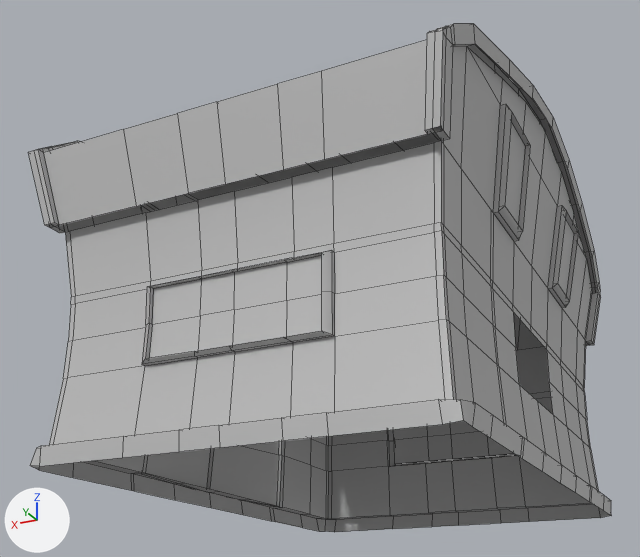
Two versions of the FBX model Assets/Models3D/Etable.fbx, one commit apart.
Before and after are seen from a 50 mm lens placed at (-3.94, 9.1, -1.21), pointed at (0.41, 0.4, 2.71). Arrows for +X, +Y and +Z are at lower left; the lights stay in place. Mesh edges are drawn as thin lines. Where no turn or scale is listed for an object, it has been applied to the vertices. Vertices at the same position are counted once.

Script lines for the objects in view, before the commit:
```python
me_mesh = bpy.data.meshes.new('Mesh')
me_mesh.from_pydata(...)  # 748 vertices, 685 faces; spans x -2.4..2.4, y -3.41..3.41, z 0.21..4.35
me_mesh.materials.append(mat_lambert1)  # grey #bcbcbc
# before: 39 (-1.91, 0.0, 1.81) at pixel (531, 332), 47 (-1.91, 0.72, 1.81) at pixel (513, 311), 558 (-1.9, 0.71, 1.44) at pixel (515, 347), 559 (-1.9, 0.0, 1.44)
ob_pcube3 = bpy.data.objects.new('pCube3', me_mesh)
ob_pcube3.location = (0.0, 0.0, 0.0)
```
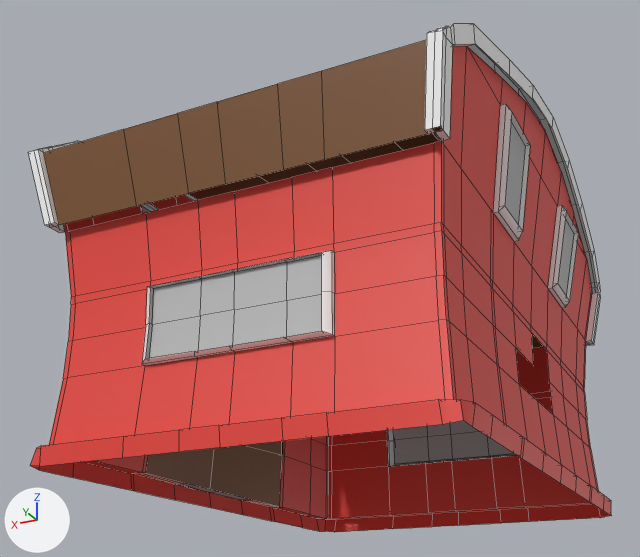
Commit message: Scene Etable

Where the change shows, as pixel boxes [x1, y1, x2, y2] in the pictures (640 x 557 px):
part 1 of me_mesh, added (brown): after [145, 441, 282, 507]
part 2 of me_mesh, added (brown): after [513, 312, 533, 365]
part 3 of me_mesh, recoloured (grey to brown): [44, 40, 544, 506] in both
part 4 of me_mesh, recoloured: [28, 24, 601, 466] in both
part 5 of me_mesh, recoloured (grey to red): [30, 46, 611, 532] in both

Edits to the bpy script that builds the scene:
```text
Add mat_bordure:
    mat_bordure = principled_material('Bordure')
    mat_bordure.base_color = (1.0, 1.0, 1.0)  # white #ffffff
Add mat_toit:
    mat_toit = principled_material('Toit')
    mat_toit.base_color = (0.208, 0.0863, 0.0276)  # brown #7e532e
Add mat_etable:
    mat_etable = principled_material('Etable')
    mat_etable.base_color = (0.8, 0.0564, 0.0427)  # red #e7433a
Change me_mesh:
    used by ob_pcube3; location = (0.0, 0.0, 0.0)
    verts and faces of me_mesh; kept vertices keep their numbers, new ones are numbered from 748
    remove me_mesh.from_pydata(...)  # 748 vertices, 685 faces; spans x -2.4..2.4, y -3.41..3.41, z 0.21..4.35
    add me_mesh.from_pydata(...)  # 762 vertices, 714 faces; spans x -2.4..2.4, y -3.41..3.41, z 0.21..4.35
    me_mesh part 1
    14 vertices are added at x 1.89..1.9, y -1.51..1.48, z 1.8..1.88
    6 new faces join them, mat_toit (brown #7e532e)
    20 new faces join them, mat_bordure (white #ffffff)
    me_mesh part 2
    add faces += [(39, 47, 558, 559)]  # mat_etable (red #e7433a)
    me_mesh part 3: 112 faces spanning x -2.22..2.23, y -3.34..3.34, z 0.39..4.21 switch from mat_lambert1 (grey #bcbcbc) to mat_toit (brown #7e532e)
    me_mesh part 4: 277 faces spanning x -2.4..2.4, y -3.41..3.41, z 1.06..4.35 switch from mat_lambert1 (grey #bcbcbc) to mat_bordure (white #ffffff)
    me_mesh part 5: 258 faces spanning x -2.29..2.29, y -3.18..3.18, z 0.21..4.21 switch from mat_lambert1 (grey #bcbcbc) to mat_etable (red #e7433a)
```
